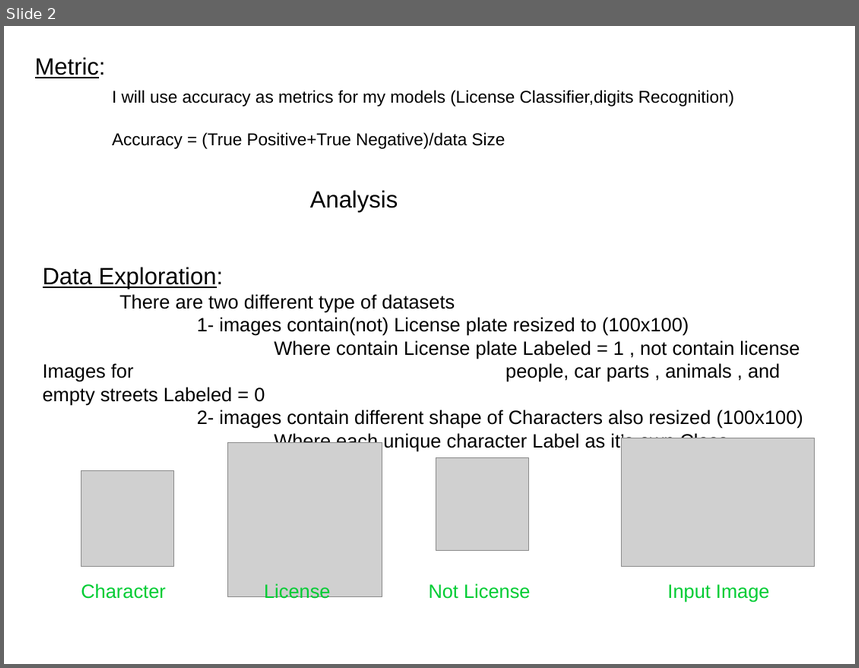
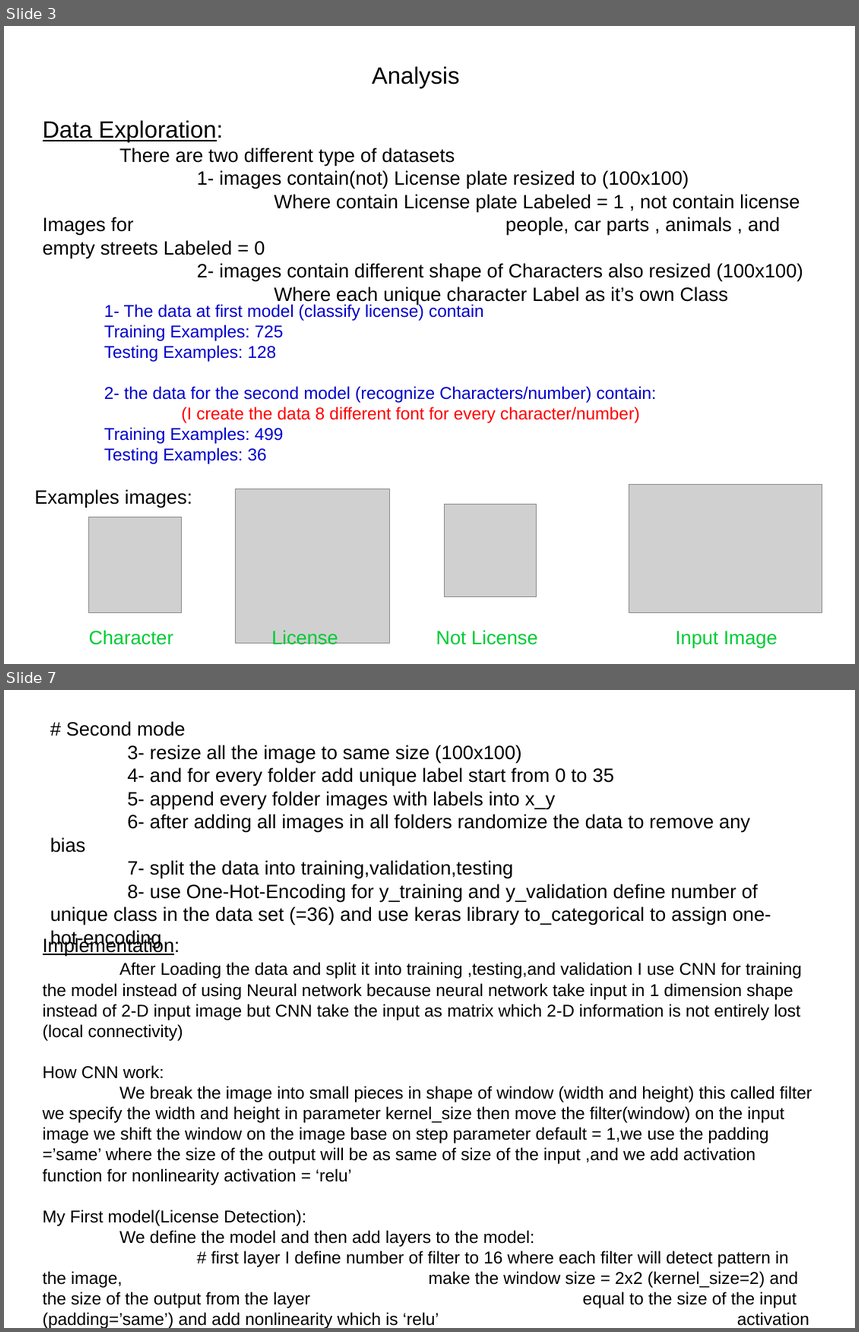
Before and after one commit to Gelboo/finalProject-LicencePlate-, a slide deck: project report.odp. Shown one above the other, each under a label of ours: slide 2 before the commit, slides 3 and 7 after it; the slides between them are not shown. The pictures are 859x668 and 859x1332 pixels, drawn with LibreOffice and Linux fonts; fonts in the diff are those of the drawing; grey boxes stand for pictures. Boxes give left, top, right and bottom in pixels: in the first picture for what was removed or moved away, otherwise in the second. Text is boxed around its words. In the diff, an @@ line names an element or a change of style, - is before the commit and + after.

Commit message:
After Review

```diff
--- a/project report.odp
+++ b/project report.odp
@@ slide 7 added at box(4, 690, 855, 1328), background #FFFFFF @@
@@ text added at box(50, 721, 772, 948), 18 pt, text #000000 @@
+# Second mode
+3- resize all the image to same size (100x100)
+4- and for every folder add unique label start from 0 to 35
+5- append every folder images with labels into x_y
+6- after adding all images in all folders randomize the data to remove any bias
+7- split the data into training,validation,testing
+8- use One-Hot-Encoding for y_training and y_validation define number of unique class in the data set (=36) and use keras library to_categorical to assign one-hot-encoding
@@ text added at box(43, 936, 812, 1328), 16 pt, text #000000 @@
+Implementation:
+After Loading the data and split it into training ,testing,and validation I use CNN for training the model instead of using Neural network because neural network take input in 1 dimension shape instead of 2-D input image but CNN take the input as matrix which 2-D information is not entirely lost (local connectivity)
+How CNN work:
+We break the image into small pieces in shape of window (width and height) this called filter we specify the width and height in parameter kernel_size then move the filter(window) on the input image we shift the window on the image base on step parameter default = 1,we use the padding =’same’ where the size of the output will be as same of size of the input ,and we add activation function for nonlinearity activation = ‘relu’
+My First model(License Detection):
+We define the model and then add layers to the model:
+# first layer I define number of filter to 16 where each filter will detect pattern in the image, make the window size = 2x2 (kernel_size=2) and the size of the output from the layer equal to the size of the input (padding=’same’) and add nonlinearity which is ‘relu’ activation function [max(0,x)], and only in the first layer specify the size of the input image to the model (100,100,3).
@@ what was slide 2 is now slide 3 @@
@@ slide 3 changed as well @@
@@ title removed at box(35, 57, 734, 149) @@
-Metric:
-I will use accuracy as metrics for my models (License Classifier,digits Recognition)
-Accuracy = (True Positive+True Negative)/data Size
@@ text "Analysis": place and size @@
-text "Analysis" at box(310, 190, 398, 212)
+text "Analysis" at box(372, 66, 459, 89)
@@ text "Data Exploration:": place and size @@
-text "Data Exploration:" at box(43, 267, 804, 452)
+text "Data Exploration:" at box(43, 120, 804, 305)
@@ text added at box(104, 303, 657, 465), 16 pt, text #0000CC @@
+1- The data at first model (classify license) contain
+Training Examples: 725
+Testing Examples: 128
+2- the data for the second model (recognize Characters/number) contain:
+(I create the data 8 different font for every character/number)
+Training Examples: 499
+Testing Examples: 36
@@ text added at box(34, 490, 192, 509), 18 pt, text #000000 @@
+Examples images:
@@ 4 pictures, 4 texts: place and size @@
-4 pictures, 4 texts at box(81, 439, 815, 603)
+4 pictures, 4 texts at box(89, 485, 823, 649)
```
Also in this commit, not shown: 2 other slides changed, 9 other slides added, 4 slides removed, 10 other files.
